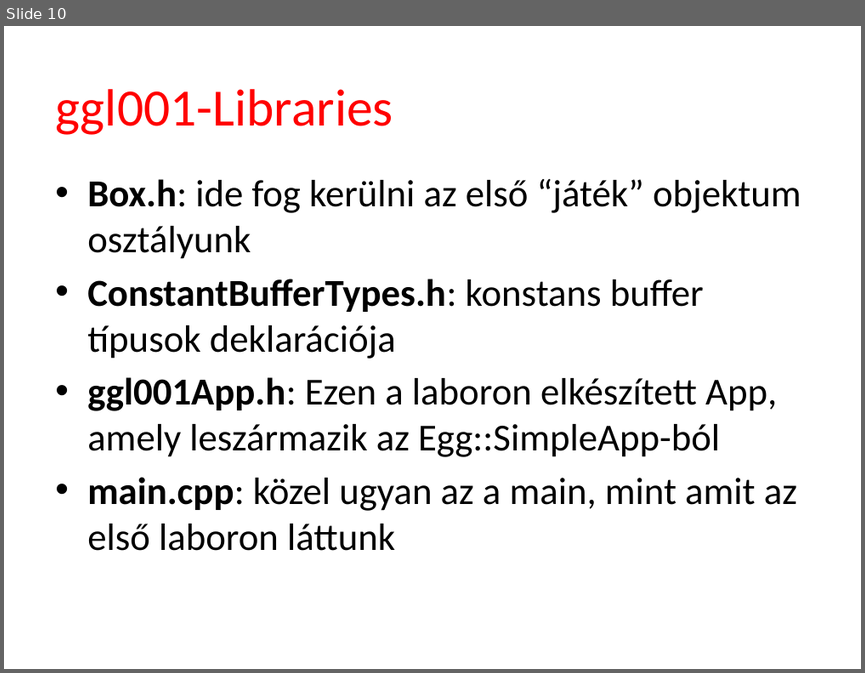
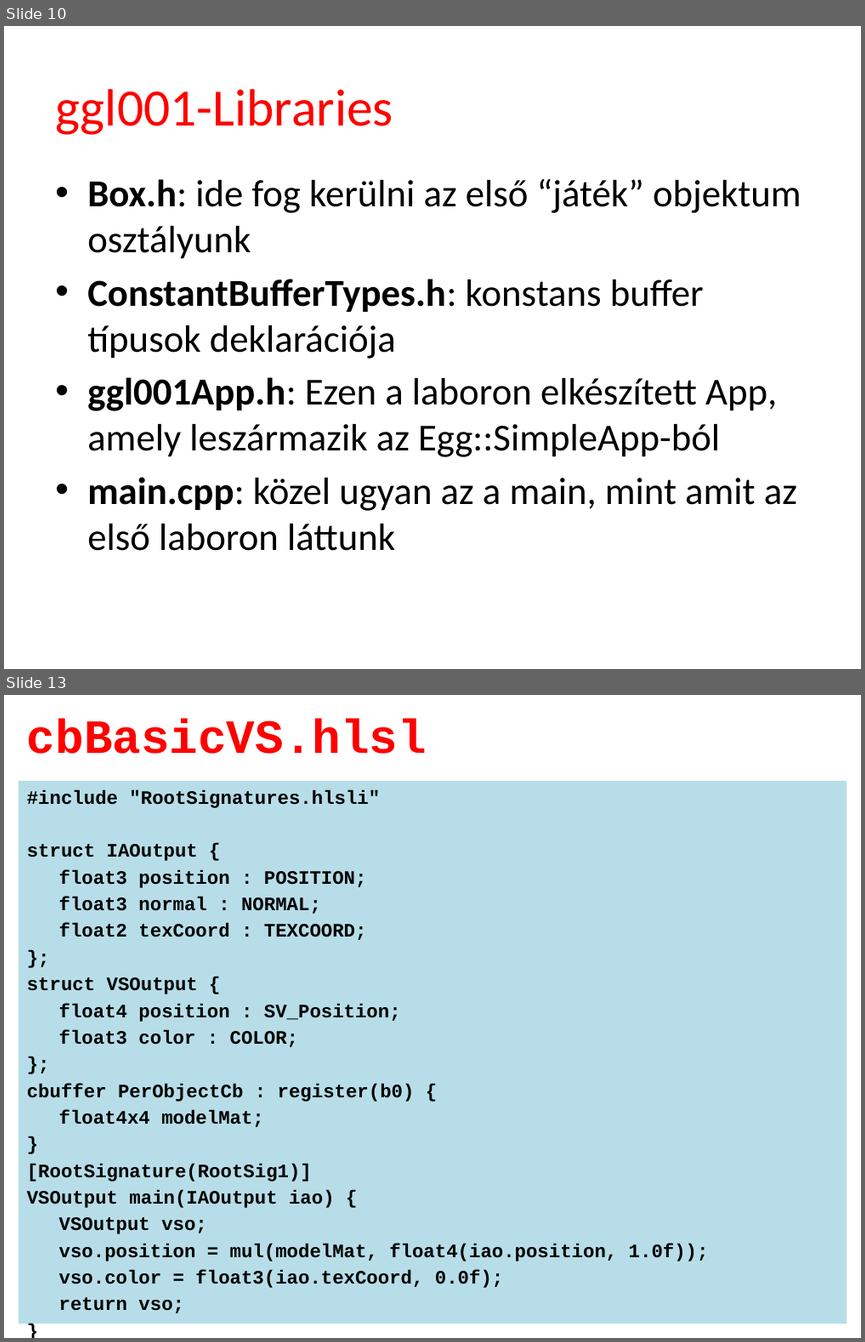
Before and after one commit to tyekx/dx12, a slide deck: Slides/gg001-Libraries.pptx. Shown one above the other, each under a label of ours: slide 10 before the commit, slides 10 and 13 after it; the slides between them are not shown. The pictures are 865x673 and 865x1342 pixels, drawn with LibreOffice and Linux fonts; fonts in the diff are those of the drawing; background and template pictures are left out. Boxes give left, top, right and bottom in pixels: in the first picture for what was removed or moved away, otherwise in the second. Text is boxed around its words. In the diff, an @@ line names an element or a change of style, - is before the commit and + after.

```diff
--- a/Slides/gg001-Libraries.pptx
+++ b/Slides/gg001-Libraries.pptx
@@ slide 13 added at (x1=4, y1=695, x2=861, y2=1338), background #FFFFFF @@
@@ title added at (x1=27, y1=719, x2=426, y2=754), 40 pt, text #FF0000, bold @@
+cbBasicVS.hlsl
@@ text added at (x1=18, y1=781, x2=847, y2=1323), fill #B7DEE8, 16 pt, text #000000, bold @@
+#include "RootSignatures.hlsli"
+struct IAOutput {
+float3 position : POSITION;
+float3 normal : NORMAL;
+float2 texCoord : TEXCOORD;
+};
+struct VSOutput {
+float4 position : SV_Position;
+float3 color : COLOR;
+};
+cbuffer PerObjectCb : register(b0) {
+float4x4 modelMat;
+}
+[RootSignature(RootSig1)]
+VSOutput main(IAOutput iao) {
+VSOutput vso;
+vso.position = mul(modelMat, float4(iao.position, 1.0f));
+vso.color = float3(iao.texCoord, 0.0f);
+return vso;
+}
```
Also in this commit, not shown: 2 slides changed, 14 other slides added, 49 other files.
